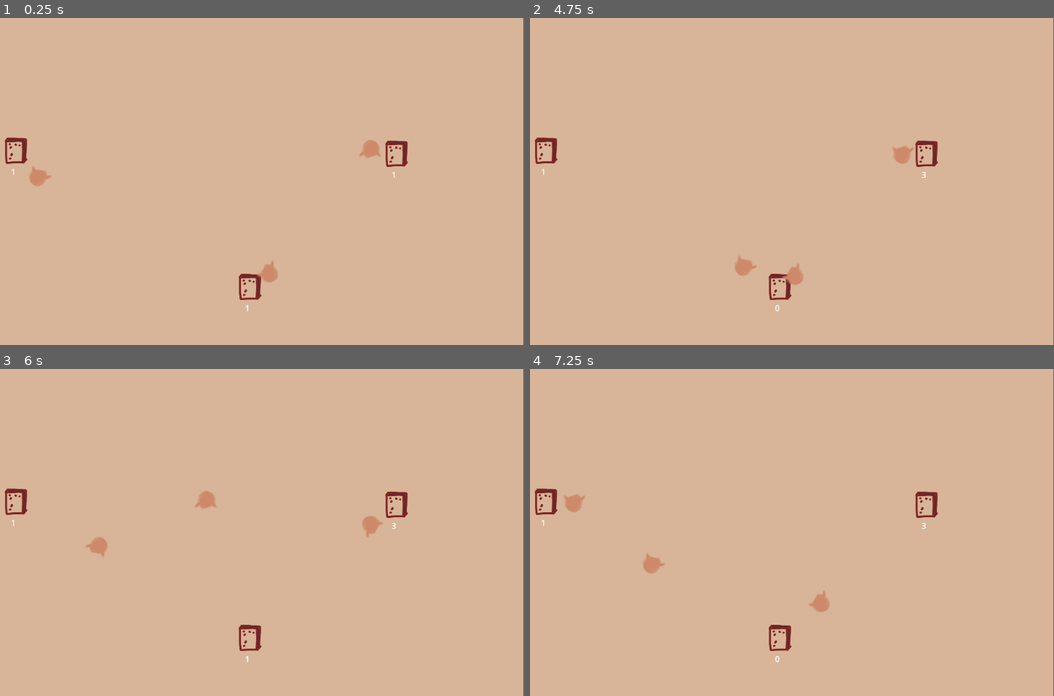
Above: before the commit, frames 1-4 (two rows, left to right).
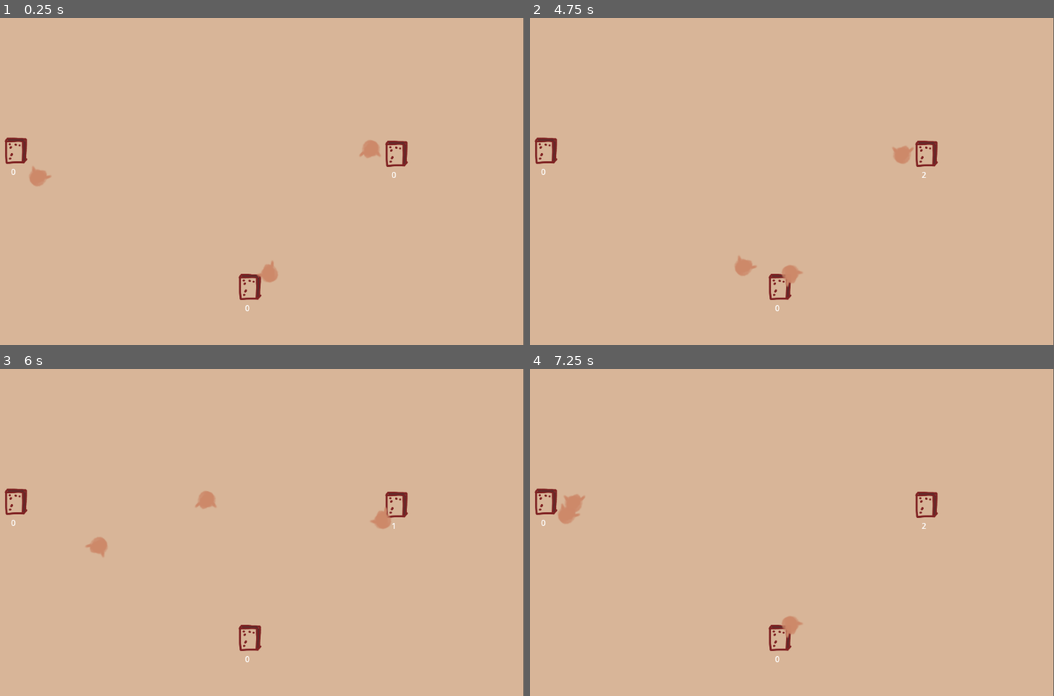
Above: after the commit, the same moments.

Repository: gp-it-be/chory
Game: Godot game, scene res://factory.tscn
Two runs of this game, one before a commit and one after it. Both use one fixed random seed, a clock stepped at 60 frames per second and the inputs below.
Inputs:
- Up to frame 1 (0.25 s): no input
- Up to frame 2 (4.75 s): no input
- Up to frame 3 (6 s): no input
- Up to frame 4 (7.25 s): no input

The runs differ from the first frame. In frame 1, less than 0.1% of the frame differs, in the area x 2-76%, y 46-90%; in frame 2, 0.1%; in frame 3, 0.3%; in frame 4, 0.6%, in the area x 2-76%, y 41-83%.

Commit message:
ItemSink and ItemProvider interfaces

Diff:
--- a/factory.gd
+++ b/factory.gd
@@ -9,6 +9,6 @@
 
 
 func _ready() -> void:
-	human.give_task(bin, bin2)
-	human2.give_task(bin2, bin3)
-	human3.give_task(bin3, bin)
+	human.give_task(bin.as_provider(), bin2.as_sink(), bin.as_position(), bin2.as_position())
+	human2.give_task(bin2.as_provider(), bin3.as_sink(), bin2.as_position(), bin3.as_position())
+	human3.give_task(bin3.as_provider(), bin.as_sink(), bin3.as_position(), bin.as_position())
--- a/items/item_holder.gd
+++ b/items/inventory.gd
@@ -1,6 +1,4 @@
-
-#mss een variant implementeren die maar 1 type kan holden enzo?
-class_name ItemHolder
+class_name Inventory
 
 signal stock_changed(count:int) #TODO extend met itemtype?
 
--- /dev/null
+++ b/items/item_provider.gd
@@ -0,0 +1,38 @@
+class_name ItemProvider
+
+var _real_object: Variant:
+	set(value):
+		_validate_interface(value)
+		_real_object = value
+
+
+static func wrap(object: Variant) -> ItemProvider:
+	var provider = ItemProvider.new()
+	provider._real_object = object
+	return provider
+
+
+func pickup(amount: int) -> PickupResult:
+	if _real_object.try_take(amount):
+		return PickupResult.SUCCESS
+	return PickupResult.FAILED
+
+func wait_for_at_least_items_available(amount: int):
+	await _real_object.wait_for_at_least(amount)
+
+func _validate_interface(obj: Variant):
+	get_method_list()
+	var methods :Array[Dictionary]= obj.get_method_list()
+	var has = methods.any(func(dic:Dictionary): return dic["name"] == "try_take" and dic["args"][0]["type"] == typeof(1))
+
+	#TODO check the wait_for_at_least method
+	##TODO extract the hasmethod
+
+	assert(has, "Does not respect the interface")
+
+
+
+enum PickupResult {
+	SUCCESS,
+	FAILED
+}
--- /dev/null
+++ b/items/item_sink.gd
@@ -0,0 +1,33 @@
+class_name ItemSink
+
+var _real_object: Variant:
+	set(value):
+		_validate_interface(value)
+		_real_object = value
+
+func deliver(type: Items.ItemType):
+	_real_object.add(1, type)
+
+static func wrap(object: Variant) -> ItemSink:
+	var sink = ItemSink.new()
+	sink._real_object = object
+	return sink
+
+func _validate_interface(obj: Variant):
+	_assert_obj_has_method(obj, "add", [typeof(1), typeof(Items.ItemType.FOO)], ["", "Items.ItemType"])
+
+func _assert_obj_has_method(object: Variant, name: String, param_types: Array[Variant], param_type_class_names: Array[Variant]):
+	var methods :Array[Dictionary]= object.get_method_list()
+	assert(param_types.size() == param_type_class_names.size(), "Pass types and classes for each parameter")
+	for method in methods:
+		if method["name"] != name: continue
+		if method["args"].size() != param_types.size(): continue
+		var params_match := true
+		for i in range(0,param_types.size()):
+			print(method["args"][i]["type"], " should equal ", param_types[i])
+			print(method["args"][i]["class_name"], " should equal ",param_type_class_names[i])
+			if method["args"][i]["type"] != param_types[i] or method["args"][i]["class_name"] != param_type_class_names[i] :
+				params_match = false
+		if not params_match: continue
+		return true
+	assert(false, "Does not respect the interface of method %s" % name)
--- a/machines/bin/bin.gd
+++ b/machines/bin/bin.gd
@@ -1,9 +1,8 @@
-#TODO binnenkort bedenken hoe verschillende machines eigenschappen zullen delen
 class_name Bin extends Node2D
 
 signal stock_changed(count:int)
 
-var _stock = ItemHolder.new()
+var _stock = Inventory.new()
 
 var _item_type := Items.ItemType.FOO
 
@@ -12,16 +11,13 @@
 		stock_changed.emit(value)
 		$Debug.text = str(value)
 		)
-	_stock.add(2, _item_type)
+	_stock.add(1, _item_type)
 
-func pickup():
-	if _stock.try_take(1):
-		return _item_type
-	return null
+func as_provider():
+	return ItemProvider.wrap(_stock)
 
+func as_sink():
+	return ItemSink.wrap(_stock)
 
-func deliver(type: Items.ItemType):
-	_stock.add(1, type)
-
-func wait_for_at_least_items_available(amount: int):
-	await _stock.wait_for_at_least(amount)
+func as_position():
+	return GlobalPosition.wrap(self)
--- /dev/null
+++ b/machines/processor/processor.gd
@@ -0,0 +1,14 @@
+class_name Processor extends Node2D
+
+
+var _input = ItemHolder.new()
+var _output = ItemHolder.new()
+
+
+func _ready():
+	update_debug()
+
+
+func update_debug():
+	$InputDebug.text = str(_input.count())
+	$OutDebug.text = str(_output.count())
--- /dev/null
+++ b/machines/processor/processor.tscn
@@ -0,0 +1,22 @@
+[gd_scene format=3 uid="uid://be0fwocc67ek1"]
+
+[ext_resource type="Script" uid="uid://bsftvv5invkl3" path="res://machines/processor/processor.gd" id="1_jwx4h"]
+[ext_resource type="Texture2D" uid="uid://dlfg8rv1svq2k" path="res://machines/processor/processor.png" id="2_67iyn"]
+
+[node name="Processor" type="Node2D" unique_id=350878203]
+script = ExtResource("1_jwx4h")
+
+[node name="Processor" type="Sprite2D" parent="." unique_id=58256059]
+texture = ExtResource("2_67iyn")
+
+[node name="InputDebug" type="Label" parent="." unique_id=211700975]
+offset_left = -73.0
+offset_top = -15.0
+offset_right = -33.0
+offset_bottom = 8.0
+
+[node name="OutputDebug" type="Label" parent="." unique_id=644314330]
+offset_left = 36.0
+offset_top = -16.0
+offset_right = 76.0
+offset_bottom = 7.0
--- /dev/null
+++ b/positions/position.gd
@@ -0,0 +1,23 @@
+class_name GlobalPosition
+
+var _real_object: Variant:
+	set(value):
+		_validate_interface(value)
+		_real_object = value
+
+func get_global_position():
+	return _real_object.global_position
+
+
+
+static func wrap(object: Variant) -> GlobalPosition:
+	var position = GlobalPosition.new()
+	position._real_object = object
+	return position
+
+
+func _validate_interface(obj: Variant):
+	if not obj["global_position"]:
+		push_error("BAD")
+
+	#TODO validate that the real object is conform an interface
--- a/workers/human/human.gd
+++ b/workers/human/human.gd
@@ -3,7 +3,7 @@
 
 var _state : HumanState
 
-var _inventory = ItemHolder.new()
+var _inventory = Inventory.new()
 
 
 func _ready():
@@ -12,9 +12,10 @@
 		state.human = self
 	_state = $Human/Idle
 
-
-func give_task(from : Bin, to:Bin ):
-	var task = MoveTask.new(from, to)
+#Not satisfied with ItemProvider and GlobalPosition being passed seperatly
+#Hoping I'll discover a way to improve this
+func give_task(from : ItemProvider, to:ItemSink, from_position: GlobalPosition, to_position: GlobalPosition ):
+	var task = MoveTask.new(from, to, from_position, to_position)
 	_state.give_task(task)
 
 
@@ -36,9 +37,13 @@
 
 
 class MoveTask:
-	var from: Bin
-	var to: Bin
+	var from: ItemProvider
+	var to: ItemSink
+	var from_position: GlobalPosition
+	var to_position: GlobalPosition
 
-	func _init(_from: Bin, _to: Bin):
+	func _init(_from: ItemProvider, _to: ItemSink, _from_position: GlobalPosition, _to_position:GlobalPosition):
 		from = _from
 		to = _to
+		from_position = _from_position
+		to_position = _to_position
--- a/workers/human/steps/step.gd
+++ b/workers/human/steps/step.gd
@@ -2,21 +2,20 @@
 
 
 class GoTo extends Step:
-	var bin : Bin
+	var global_position : GlobalPosition
 
-	func _init(__bin: Bin) -> void:
-		bin = __bin
-
+	func _init(__global_position: GlobalPosition) -> void:
+		global_position = __global_position
 
 class Pickup extends Step:
-	var bin : Bin
+	var from : ItemProvider
 
-	func _init(__bin: Bin) -> void:
-		bin = __bin
+	func _init(__from: ItemProvider) -> void:
+		from = __from
 
 
 class Deliver extends Step:
-	var bin : Bin
+	var to : ItemSink
 
-	func _init(__bin: Bin) -> void:
-		bin = __bin
+	func _init(__to: ItemSink) -> void:
+		to = __to
--- a/workers/human/working.gd
+++ b/workers/human/working.gd
@@ -11,9 +11,9 @@
 
 func work(task: Human.MoveTask):
 	_steps = [
-		Step.GoTo.new(task.from),
+		Step.GoTo.new(task.from_position),
 		Step.Pickup.new(task.from),
-		Step.GoTo.new(task.to),
+		Step.GoTo.new(task.to_position),
 		Step.Deliver.new(task.to)
 	]
 	_current_step_index = 0
@@ -27,21 +27,21 @@
 
 func process_finishes_current_step(delta: float) -> bool:
 	if _current_step is Step.GoTo:
-		var _goto = _current_step as Step.GoTo
-		_move_toward(_goto.bin, delta)
-		return _near(_goto.bin)
+		var step = _current_step as Step.GoTo
+		_move_toward(step.global_position, delta)
+		return _near(step.global_position)
 
 	if _current_step is Step.Deliver:
-		var _deliver = _current_step as Step.Deliver
-		_deliver_item(_deliver.bin)
+		var step = _current_step as Step.Deliver
+		_deliver_item(step.to)
 		return true
 
-	if _current_step is 	Step.Pickup:
-		var _pickup = _current_step as Step.Pickup
-		var picked_up = _pickup_item(_pickup.bin)
+	if _current_step is Step.Pickup:
+		var step = _current_step as Step.Pickup
+		var picked_up = _pickup_item(step.from)
 		if not picked_up:
 			_current_step_paused = true
-			await _pickup.bin.wait_for_at_least_items_available(1)
+			await step.from.wait_for_at_least_items_available(1)
 			_current_step_paused = false
 		return picked_up
 
@@ -49,23 +49,23 @@
 	return false
 
 
-func _pickup_item(from:Bin):
-	var maybe_item = from.pickup()
-	if maybe_item != null:
+func _pickup_item(from:ItemProvider):
+	var maybe_item = from.pickup(1)
+	if maybe_item == ItemProvider.PickupResult.SUCCESS:
 		human._inventory.add(1,maybe_item)
 		return true
 	else:
 		return false
 
-func _deliver_item(to: Bin):
+func _deliver_item(to: ItemSink):
 	if not human._inventory.try_take(1):
 		push_error("how the fuck did we get here without an item?")
 	to.deliver(Items.ItemType.FOO) #TODO change at some point
 
 
-func _near(bin :Bin):
-	return bin.global_position.distance_squared_to(global_position) < 1000
+func _near(global :GlobalPosition):
+	return global.get_global_position().distance_squared_to(global_position) < 1000
 
-func _move_toward(bin:Bin, delta: float):
-	human.rotation = human.global_position.angle_to_point(bin.global_position)
+func _move_toward(global:GlobalPosition, delta: float):
+	human.rotation = human.global_position.angle_to_point(global.get_global_position())
 	human.position += Vector2.from_angle(human.rotation) * delta * 300
Renamed: items/item_holder.gd.uid -> items/inventory.gd.uid
Not shown, added: items/item_provider.gd.uid
Not shown, added: items/item_sink.gd.uid
Not shown, added: machines/processor/processor.gd.uid
Binary file added: machines/processor/processor.png
Not shown, added: machines/processor/processor.png.import
Not shown, added: positions/position.gd.uid
Not shown, added: machines/processor/processor.png~
